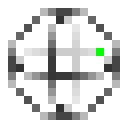
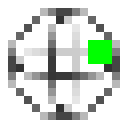
Comparing the layer stacks of the two 128x128 images. Changes:
painted on "x_gate.png" over [88, 40, 112, 64]
